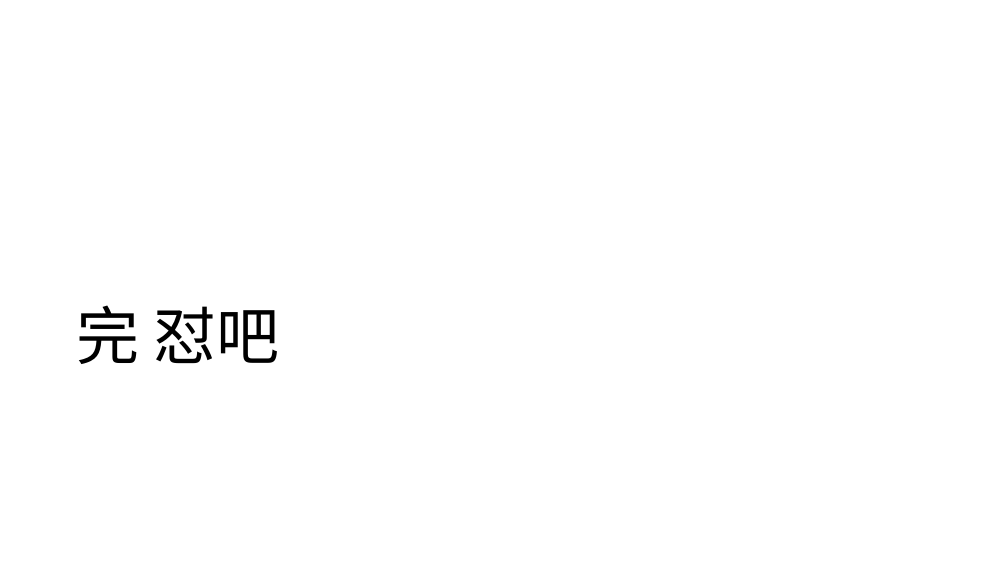
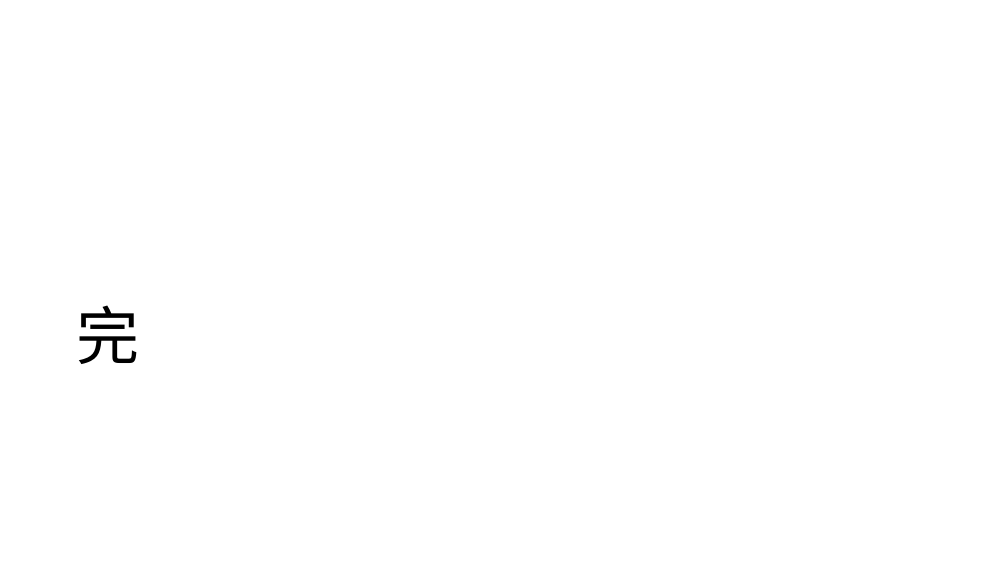
Before and after one commit to shanyao19940801/BookeNote, a slide deck: slide 37 of ServiceMesh/file/ServiceMesh.pptx (slide 31 before the commit). Drawn at 1008x567 pixels with LibreOffice and Linux fonts; fonts in the diff are those of the drawing. Boxes give left, top, right and bottom in pixels: in the first picture for what was removed or moved away, otherwise in the second. Text is boxed around its words. In the diff, an @@ line names an element or a change of style, - is before the commit and + after.

```diff
--- a/ServiceMesh/file/ServiceMesh.pptx
+++ b/ServiceMesh/file/ServiceMesh.pptx
@@ title at (76, 305, 139, 364): text changed @@
-完 怼吧
+完
```
Also in this commit, not shown: 2 other slides changed, 6 slides added, 13 other files.
